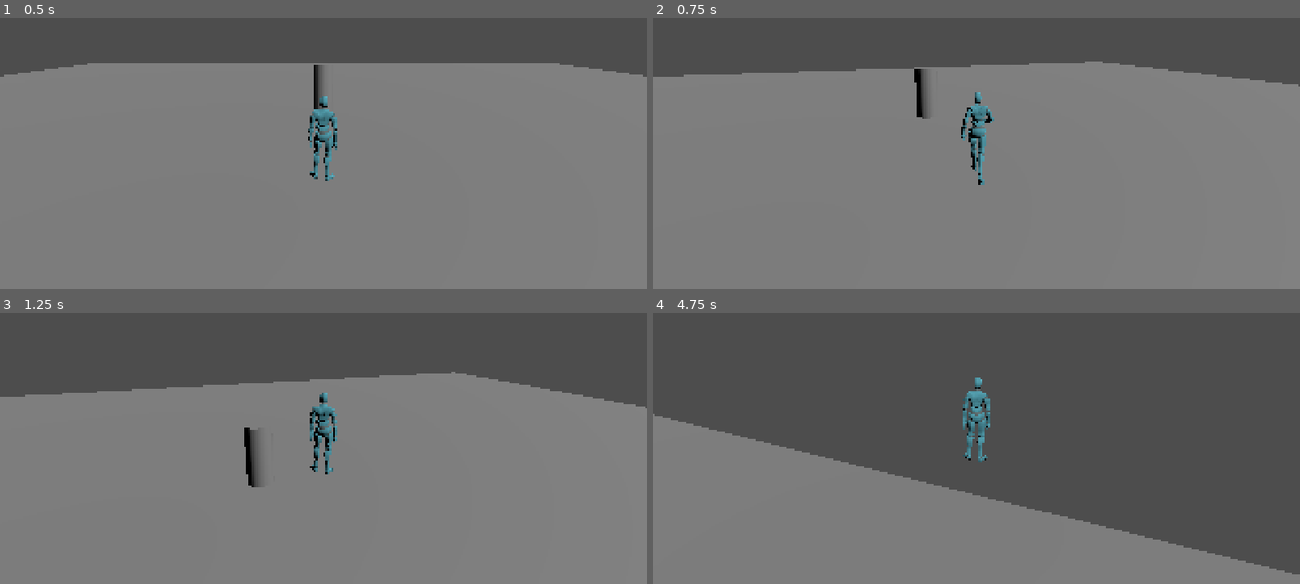
Above: before the commit, frames 1-4 (two rows, left to right).
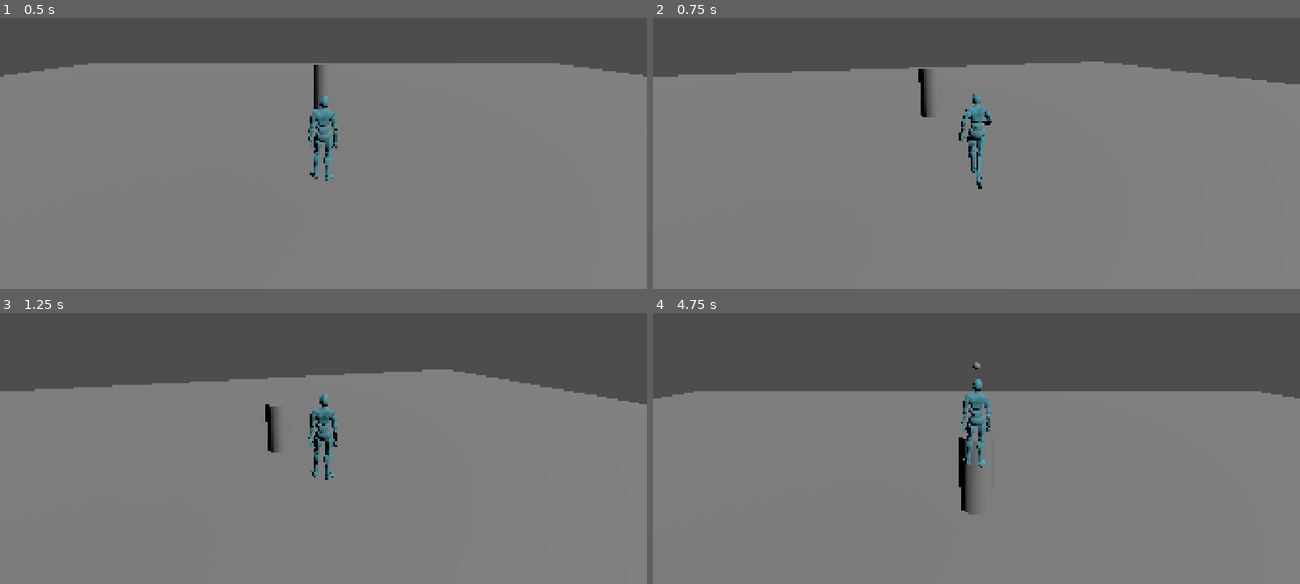
Above: after the commit, the same moments.

Repository: shroomiemies/GodscarCombatLab
Game: Godot game, scene res://scenes/tests/TestArena_Main.tscn
Two runs of this game, one before a commit and one after it. Both use one fixed random seed, a clock stepped at 60 frames per second and the inputs below.
Inputs (mouse positions are in pixels of both pictures, inside the frame that each line leads up to):
- Up to frame 1 (0.5 s): no input
- Up to frame 2 (0.75 s): tap Enter at 0.5 s; move the mouse to (1008, 104) at 0.52 s; press the mouse at (1008, 104) at 0.53 s; hold W (move_forward) from 0.53 s (still down)
- Up to frame 3 (1.25 s): keep holding W (move_forward); tap Space (jump) at 0.77 s
- Up to frame 4 (4.75 s): keep holding W (move_forward); move the mouse to (944, 405) at 1.27 s; release the mouse at (944, 405) at 1.28 s; click (944, 405) at 1.35 s; tap Space (jump) at 1.52, 3.02, 3.77, 4.52 s; move the mouse to (989, 397) at 2.02 s; hold Tab (lock_on) 2.03-2.78 s; click (989, 397) at 2.3 s; move the mouse to (970, 407) at 2.77 s; tap Shift (sprint) at 2.85 s; click (970, 407) at 3.05 s; move the mouse to (1021, 407) at 3.52 s; press the mouse at (1021, 407) at 3.53 s; move the mouse to (924, 397) at 4.27 s; release the mouse at (924, 397) at 4.28 s; click (924, 397) at 4.35 s

Frame 1 is identical in both runs. In frame 2, 1.0% of the frame differs, in the area x 3-100%, y 16-64%; in frame 3, 2.8%; in frame 4, 38%, in the area x 0-100%, y 18-97%.

Commit message:
Add combat controller and first attack data resource

Diff:
--- /dev/null
+++ b/combat/attacks/sword/sword_basic_01.tres
@@ -0,0 +1,8 @@
+[gd_resource type="Resource" script_class="AttackData" format=3 uid="uid://t6o74g0evcwl"]
+
+[ext_resource type="Script" uid="uid://c42vo4ptgbva7" path="res://scripts/combat/data/AttackData.gd" id="1_dcgc0"]
+
+[resource]
+script = ExtResource("1_dcgc0")
+movement_lock_strength = 0.8
+metadata/_custom_type_script = "uid://c42vo4ptgbva7"
--- a/scenes/actors/player/Player.tscn
+++ b/scenes/actors/player/Player.tscn
@@ -34,8 +34,10 @@
 [ext_resource type="PackedScene" uid="uid://dqpwsyowmy4c2" path="res://scenes/debug/TargetMarker.tscn" id="35_86qw2"]
 [ext_resource type="AnimationLibrary" uid="uid://bc8oyfk1wld4i" path="res://art/characters/player_placeholder/mixamo_blue_male/animations/Sword And Shield Idle.fbx" id="35_r6xt7"]
 [ext_resource type="AnimationLibrary" uid="uid://ccx2rpxkrgh0v" path="res://art/characters/player_placeholder/mixamo_blue_male/animations/Sword And Shield Slash.fbx" id="36_yaggx"]
+[ext_resource type="Script" uid="uid://db2pkkl1wr7u3" path="res://scripts/combat/CombatController.gd" id="37_sbx71"]
 [ext_resource type="AnimationLibrary" uid="uid://bvfgx1r640epp" path="res://art/characters/player_placeholder/mixamo_blue_male/animations/Walking.fbx" id="37_w8b8q"]
 [ext_resource type="AnimationLibrary" uid="uid://boucd0f2awvio" path="res://art/characters/player_placeholder/mixamo_blue_male/animations/Walking Backwards.fbx" id="38_byteq"]
+[ext_resource type="Resource" uid="uid://t6o74g0evcwl" path="res://combat/attacks/sword/sword_basic_01.tres" id="38_r01j6"]
 
 [sub_resource type="CapsuleShape3D" id="CapsuleShape3D_lxwhc"]
 radius = 0.35
@@ -546,5 +548,9 @@
 animation_player = NodePath("../VisualRoot/PlayerVisual/CharacterModel/AnimationPlayer")
 animation_tree = NodePath("../VisualRoot/PlayerVisual/CharacterModel/AnimationTree")
 
+[node name="CombatController" type="Node" parent="." unique_id=2131586980]
+script = ExtResource("37_sbx71")
+default_attack = ExtResource("38_r01j6")
+
 [editable path="VisualRoot/PlayerVisual"]
 [editable path="VisualRoot/PlayerVisual/CharacterModel"]
--- a/scripts/actor/Player.gd
+++ b/scripts/actor/Player.gd
@@ -32,6 +32,7 @@
 
 @onready var animation_controller: CharacterAnimationController = $AnimationController
 @onready var targeting_controller: TargetingController = $TargetingController
+@onready var combat_controller: CombatController = $CombatController
 
 var current_local_movement_input: Vector2 = Vector2.ZERO
 var current_locomotion_blend_value: float = 0.0
@@ -66,6 +67,9 @@
 	if event.is_action_pressed("lock_on"):
 		_toggle_lock_on()
 
+	if event.is_action_pressed("attack_main"):
+		_try_main_attack()
+
 func _physics_process(delta: float) -> void:
 	was_on_floor = is_on_floor()
 
@@ -100,6 +104,9 @@
 	movement_frame = MovementFrame.world()
 
 func _update_look_facing(delta: float) -> void:
+	if combat_controller != null and not combat_controller.allows_rotation():
+		return
+
 	var desired_forward := Vector3.ZERO
 
 	if targeting_controller != null and targeting_controller.has_target():
@@ -253,8 +260,19 @@
 	if movement_state == MovementState.LANDING:
 		target_speed *= landing_movement_multiplier
 
-	if input_vector.length() <= 0.0:
-		current_locomotion_blend_value = 0.0
+	var movement_multiplier := 1.0
+
+	if not is_on_floor():
+		movement_multiplier *= air_control_multiplier
+
+	if movement_state == MovementState.LANDING:
+		movement_multiplier *= landing_movement_multiplier
+
+	if combat_controller != null and combat_controller.is_attacking():
+		var lock_strength := combat_controller.get_current_movement_lock_strength()
+		movement_multiplier *= 1.0 - clamp(lock_strength, 0.0, 1.0)
+
+	target_speed *= movement_multiplier
 
 	current_speed_fraction = 0.0
 
@@ -314,3 +332,9 @@
 		camera_rig.set_lock_on_target(targeting_controller.current_target)
 	else:
 		camera_rig.clear_lock_on_target()
+
+func _try_main_attack() -> void:
+	if combat_controller == null:
+		return
+
+	combat_controller.try_start_default_attack()
--- /dev/null
+++ b/scripts/combat/CombatController.gd
@@ -0,0 +1,136 @@
+class_name CombatController
+extends Node
+
+enum CombatState {
+	IDLE,
+	STARTUP,
+	ACTIVE,
+	RECOVERY,
+}
+
+signal attack_started(attack_data: AttackData)
+signal attack_phase_changed(new_state: CombatState)
+signal attack_finished()
+
+@export var default_attack: AttackData
+
+var combat_state: CombatState = CombatState.IDLE
+var current_attack: AttackData
+var attack_time: float = 0.0
+
+
+func _physics_process(delta: float) -> void:
+	if combat_state == CombatState.IDLE:
+		return
+
+	attack_time += delta
+	_update_attack_phase()
+
+
+func can_start_attack() -> bool:
+	return combat_state == CombatState.IDLE
+
+
+func try_start_default_attack() -> bool:
+	if default_attack == null:
+		push_warning("CombatController has no default_attack assigned.")
+		return false
+
+	return try_start_attack(default_attack)
+
+
+func try_start_attack(attack_data: AttackData) -> bool:
+	if attack_data == null:
+		return false
+
+	if not can_start_attack():
+		return false
+
+	current_attack = attack_data
+	attack_time = 0.0
+	combat_state = CombatState.STARTUP
+
+	print("Attack started: ", current_attack.attack_id)
+	attack_started.emit(current_attack)
+	attack_phase_changed.emit(combat_state)
+
+	return true
+
+
+func _update_attack_phase() -> void:
+	if current_attack == null:
+		_finish_attack()
+		return
+
+	var startup_end := current_attack.startup_duration
+	var active_end := startup_end + current_attack.active_duration
+	var recovery_end := active_end + current_attack.recovery_duration
+
+	if attack_time >= recovery_end:
+		_finish_attack()
+		return
+
+	if attack_time >= active_end:
+		_set_combat_state(CombatState.RECOVERY)
+	elif attack_time >= startup_end:
+		_set_combat_state(CombatState.ACTIVE)
+	else:
+		_set_combat_state(CombatState.STARTUP)
+
+
+func _set_combat_state(new_state: CombatState) -> void:
+	if combat_state == new_state:
+		return
+
+	combat_state = new_state
+
+	match combat_state:
+		CombatState.STARTUP:
+			print("Attack phase: STARTUP")
+		CombatState.ACTIVE:
+			print("Attack phase: ACTIVE")
+		CombatState.RECOVERY:
+			print("Attack phase: RECOVERY")
+		CombatState.IDLE:
+			print("Attack phase: IDLE")
+
+	attack_phase_changed.emit(combat_state)
+
+
+func _finish_attack() -> void:
+	print("Attack finished.")
+
+	combat_state = CombatState.IDLE
+	current_attack = null
+	attack_time = 0.0
+
+	attack_finished.emit()
+
+
+func is_attacking() -> bool:
+	return combat_state != CombatState.IDLE
+
+
+func get_current_movement_lock_strength() -> float:
+	if current_attack == null:
+		return 0.0
+
+	if combat_state == CombatState.IDLE:
+		return 0.0
+
+	return current_attack.movement_lock_strength
+
+
+func allows_rotation() -> bool:
+	if current_attack == null:
+		return true
+
+	match combat_state:
+		CombatState.STARTUP:
+			return current_attack.allow_rotation_during_startup
+		CombatState.ACTIVE:
+			return current_attack.allow_rotation_during_active
+		CombatState.RECOVERY:
+			return current_attack.allow_rotation_during_recovery
+		_:
+			return true
--- /dev/null
+++ b/scripts/combat/data/AttackData.gd
@@ -0,0 +1,19 @@
+class_name AttackData
+extends Resource
+
+@export var attack_id: StringName = &"unnamed_attack"
+
+@export_group("Timing")
+@export var total_duration: float = 0.75
+@export var startup_duration: float = 0.18
+@export var active_duration: float = 0.16
+@export var recovery_duration: float = 0.41
+
+@export_group("Movement")
+@export var movement_lock_strength: float = 1.0
+@export var allow_rotation_during_startup: bool = true
+@export var allow_rotation_during_active: bool = false
+@export var allow_rotation_during_recovery: bool = true
+
+@export_group("Animation")
+@export var animation_name: StringName = &""
--- /dev/null
+++ b/scripts/debug/DebugStateLabel.gd
@@ -0,0 +1,17 @@
+class_name DebugStateLabel
+extends Label
+
+@export var player: Player
+
+func _process(_delta: float) -> void:
+	if player == null:
+		text = "No player assigned"
+		return
+
+	var movement_state_text := "Movement: " + str(player.movement_state)
+
+	var combat_state_text := "Combat: None"
+	if player.combat_controller != null:
+		combat_state_text = "Combat: " + str(player.combat_controller.combat_state)
+
+	text = movement_state_text + "\n" + combat_state_text
Not shown, added: scripts/combat/CombatController.gd.uid
Not shown, added: scripts/combat/data/AttackData.gd.uid
Not shown, added: scripts/debug/DebugStateLabel.gd.uid
